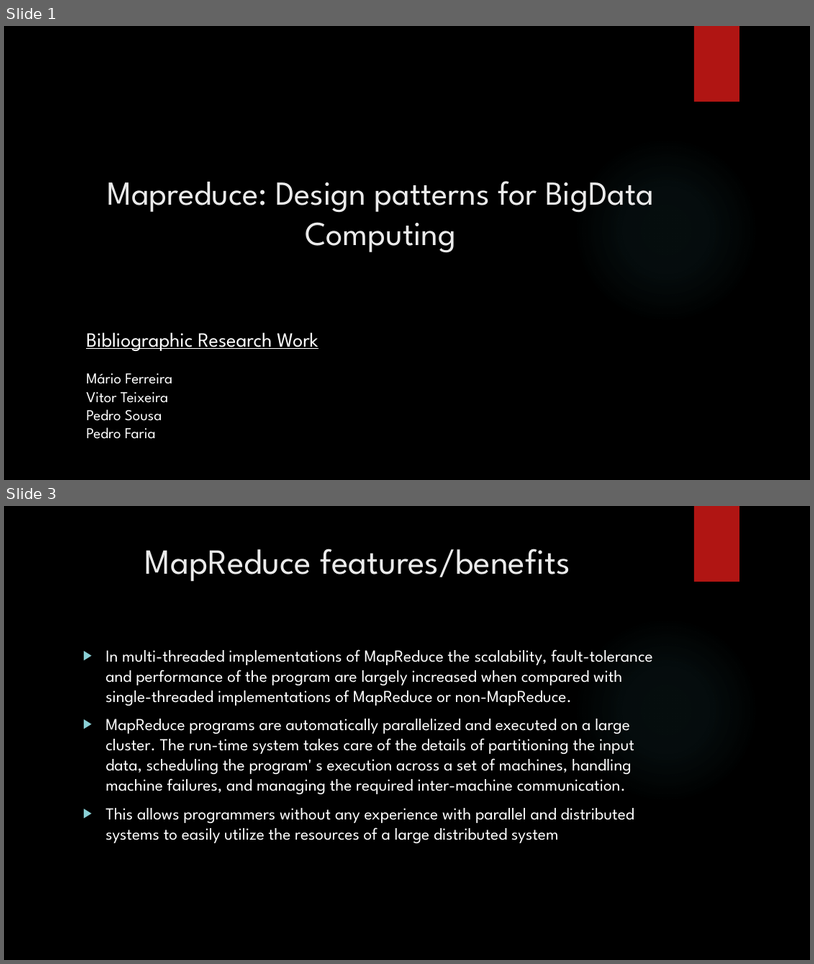
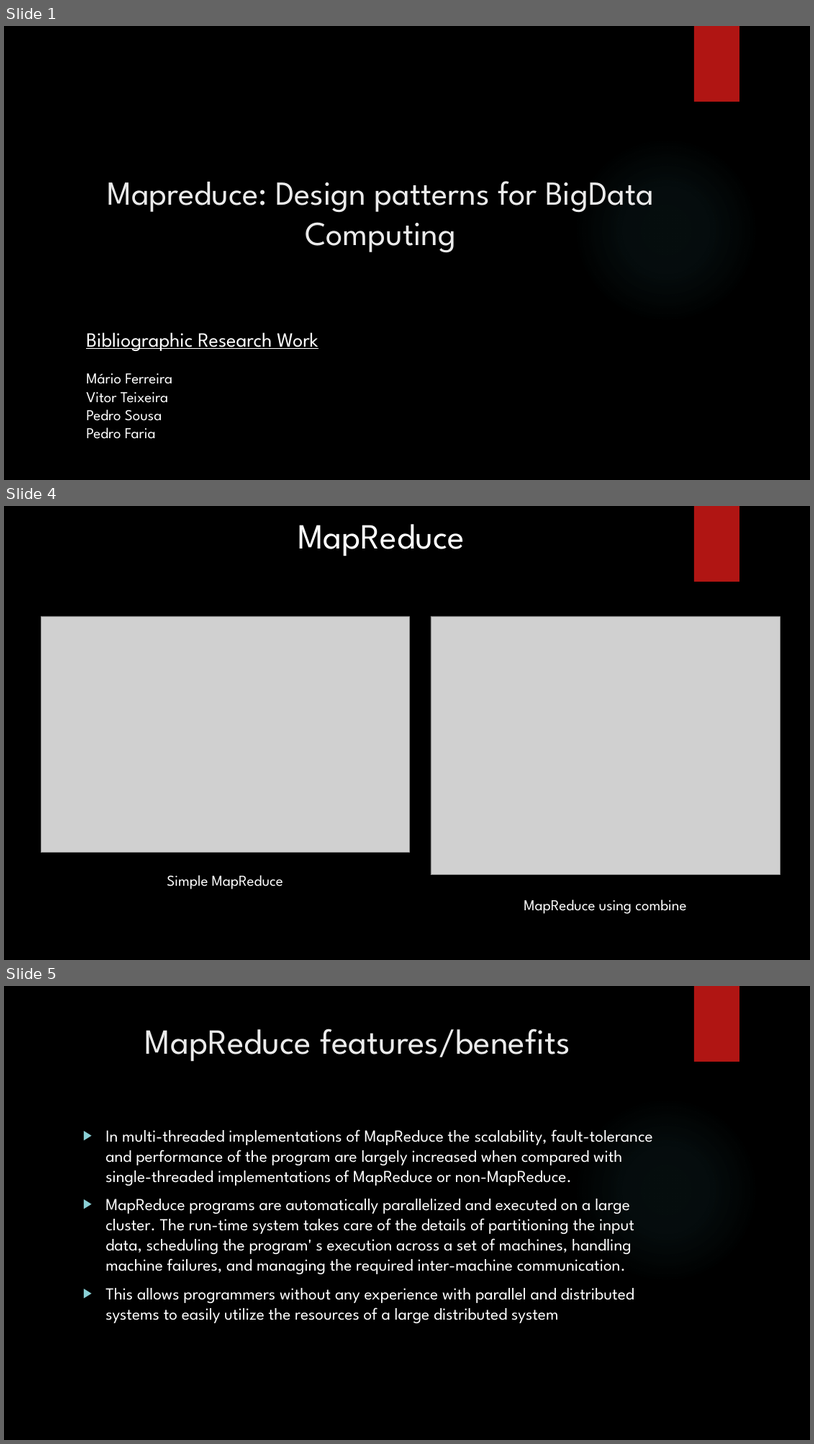
Before and after one commit to Mouzician/ESOF, a slide deck: PPTESOF.pptx. Shown one above the other, each under a label of ours: slides 1 and 3 before the commit, slides 1, 4 and 5 after it; the slides between them are not shown. The pictures are 814x964 and 814x1444 pixels, drawn with LibreOffice and Linux fonts; fonts in the diff are those of the drawing; grey boxes stand for pictures; background and template pictures are left out. Boxes give left, top, right and bottom in pixels: in the first picture for what was removed or moved away, otherwise in the second. Text is boxed around its words. In the diff, an @@ line names an element or a change of style, - is before the commit and + after.

```diff
--- a/PPTESOF.pptx
+++ b/PPTESOF.pptx
@@ slide 4 added at box(4, 506, 810, 960), background picture (left out); not listed: 2 template elements that a slide beside it also shows @@
@@ text added at box(298, 524, 465, 556), 42 pt, text #FFFFFF @@
+MapReduce
@@ picture added at box(41, 616, 410, 852) @@
@@ picture added at box(431, 616, 780, 875) @@
@@ text added at box(167, 875, 283, 889), 18 pt, text #FFFFFF @@
+Simple MapReduce
@@ text added at box(524, 899, 687, 914), 18 pt, text #FFFFFF @@
+MapReduce using combine
@@ what was slide 3 is now slide 5 @@
```
Also in this commit, not shown: 2 slides changed, 3 other slides added, 1 slide removed, 9 other files.
